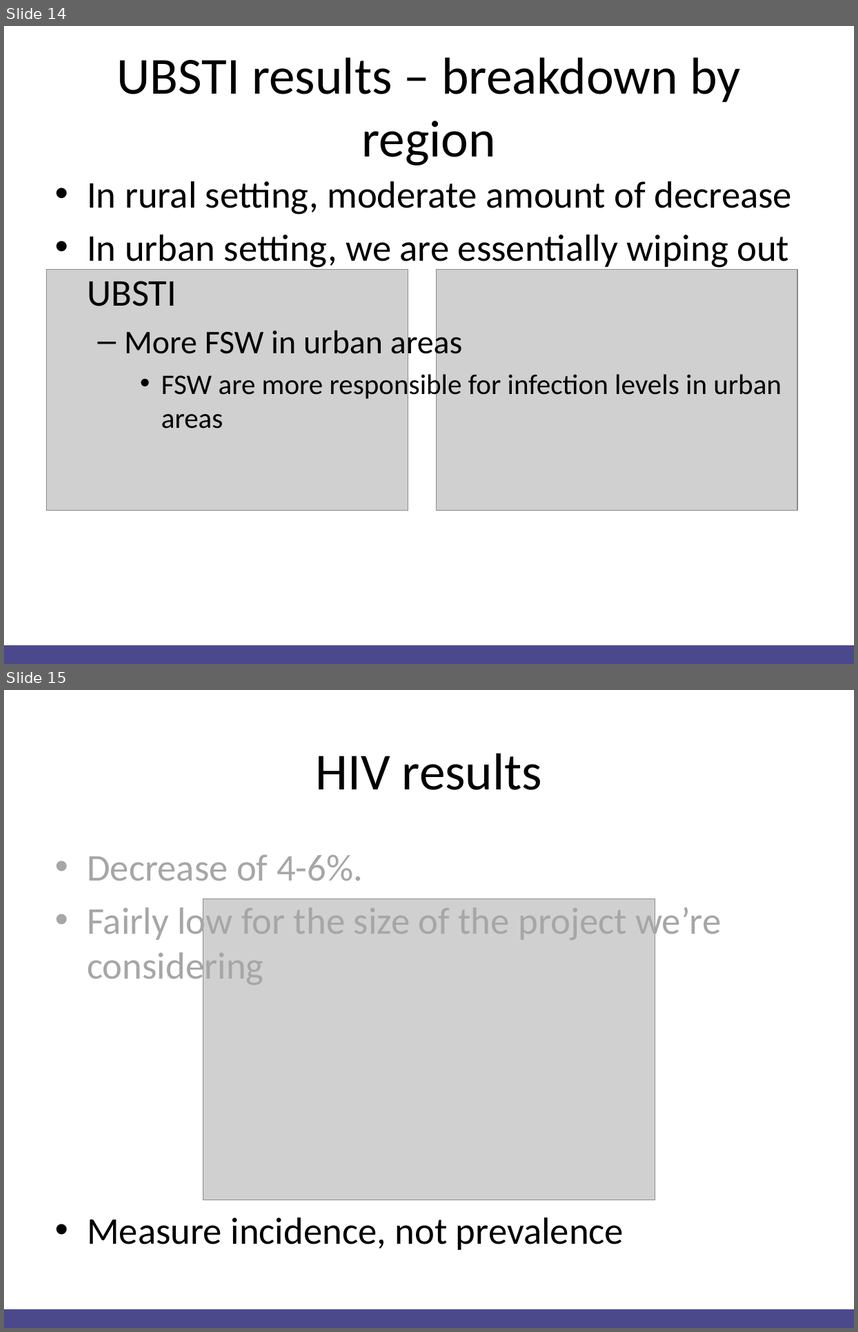
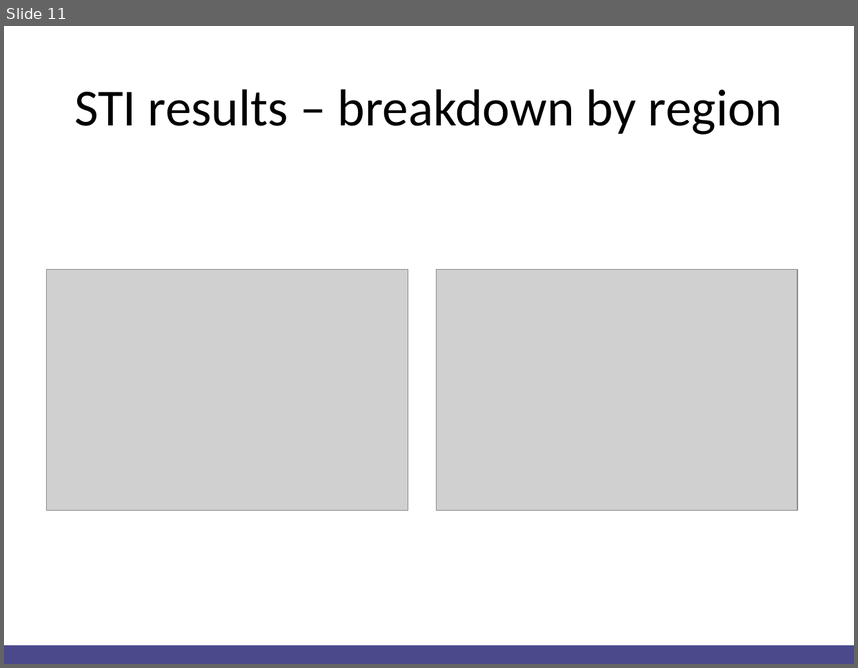
Before and after one commit to Christopher-Rock/hivandppt, a slide deck: Christopher Rock HIV and PPT.pptx. Shown one above the other, each under a label of ours: slides 14 and 15 before the commit, slide 11 after it. The pictures are 858x1332 and 858x668 pixels, drawn with LibreOffice and Linux fonts; fonts in the diff are those of the drawing; grey boxes stand for pictures. Boxes give left, top, right and bottom in pixels: in the first picture for what was removed or moved away, otherwise in the second. Text is boxed around its words. In the diff, an @@ line names an element or a change of style, - is before the commit and + after.

```diff
--- a/Christopher Rock HIV and PPT.pptx
+++ b/Christopher Rock HIV and PPT.pptx
@@ slide 15 removed at [4, 690, 854, 1328], background #FFFFFF; not listed: 1 template element that a slide beside it also shows @@
@@ title removed at [315, 753, 543, 790] @@
-HIV results
@@ text removed at [87, 854, 721, 1250] @@
-• Decrease of 4-6%.
-• Fairly low for the size of the project we’re considering
-• Measure incidence, not prevalence
@@ picture removed at [203, 898, 654, 1199] @@
@@ what was slide 14 is now slide 11 @@
@@ slide 11 changed as well @@
@@ title at [74, 89, 783, 134]: text changed @@
-UBSTI results – breakdown by region
+STI results – breakdown by region
@@ text removed at [87, 181, 793, 428] @@
-• In rural setting, moderate amount of decrease
-• In urban setting, we are essentially wiping out UBSTI
-  – More FSW in urban areas
-    • FSW are more responsible for infection levels in urban areas
```
Also in this commit, not shown: 12 other slides changed, 3 slides added, 7 other slides removed, 1 other file.
